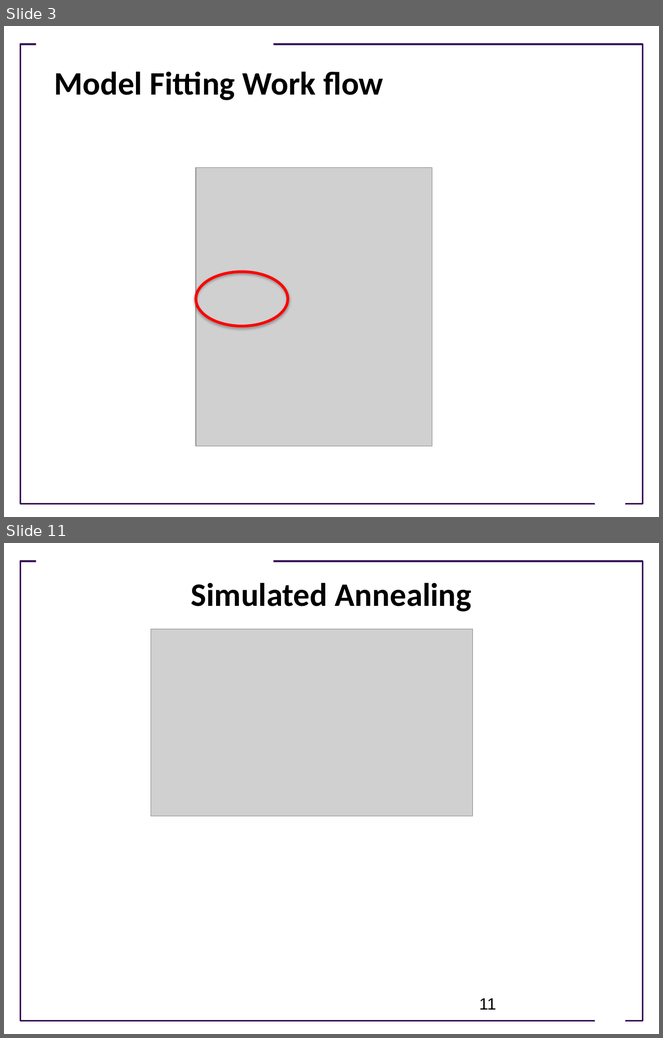
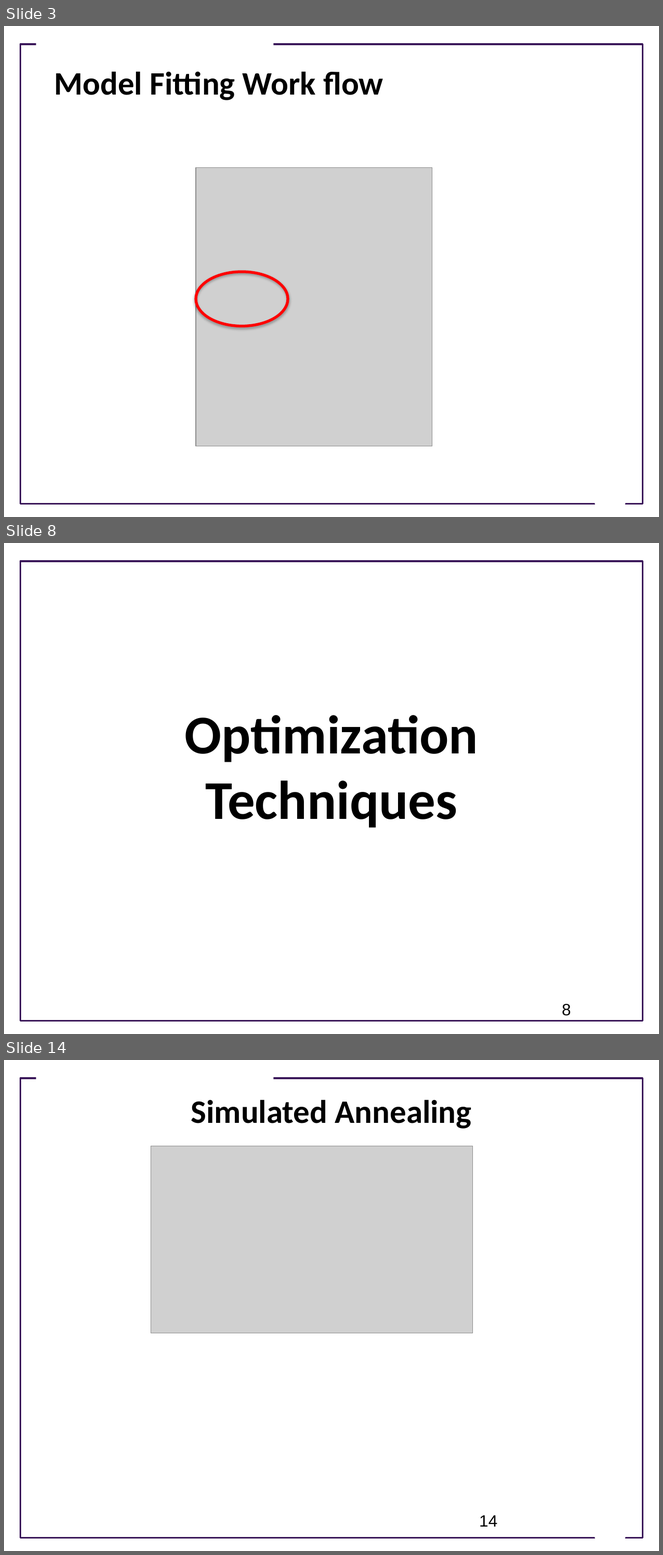
Before and after one commit to ModelEngineering/advancing-biomedical-models, a slide deck: Lectures/Lecture_8_Model_Fitting_Optimization_Techniques.pptx. Shown one above the other, each under a label of ours: slides 3 and 11 before the commit, slides 3, 8 and 14 after it; the slides between them are not shown. The pictures are 663x1038 and 663x1555 pixels, drawn with LibreOffice and Linux fonts; fonts in the diff are those of the drawing; grey boxes stand for pictures; background and template pictures are left out. Boxes give left, top, right and bottom in pixels: in the first picture for what was removed or moved away, otherwise in the second. Text is boxed around its words. In the diff, an @@ line names an element or a change of style, - is before the commit and + after.

```diff
--- a/Lectures/Lecture_8_Model_Fitting_Optimization_Techniques.pptx
+++ b/Lectures/Lecture_8_Model_Fitting_Optimization_Techniques.pptx
@@ slide 8 added at box(4, 543, 659, 1034), background #FFFFFF; not listed: 1 template element that a slide beside it also shows @@
@@ title added at box(184, 715, 478, 828), 60 pt, text #000000, bold @@
+Optimization
+Techniques
@@ page number added at box(562, 1004, 571, 1016), 18 pt, text #000000 @@
+8
@@ what was slide 11 is now slide 14 @@
@@ page number at box(479, 1516, 497, 1527): text changed @@
-11
+14
```
Also in this commit, not shown: 3 slides changed, 6 other slides added, 4 slides removed.
